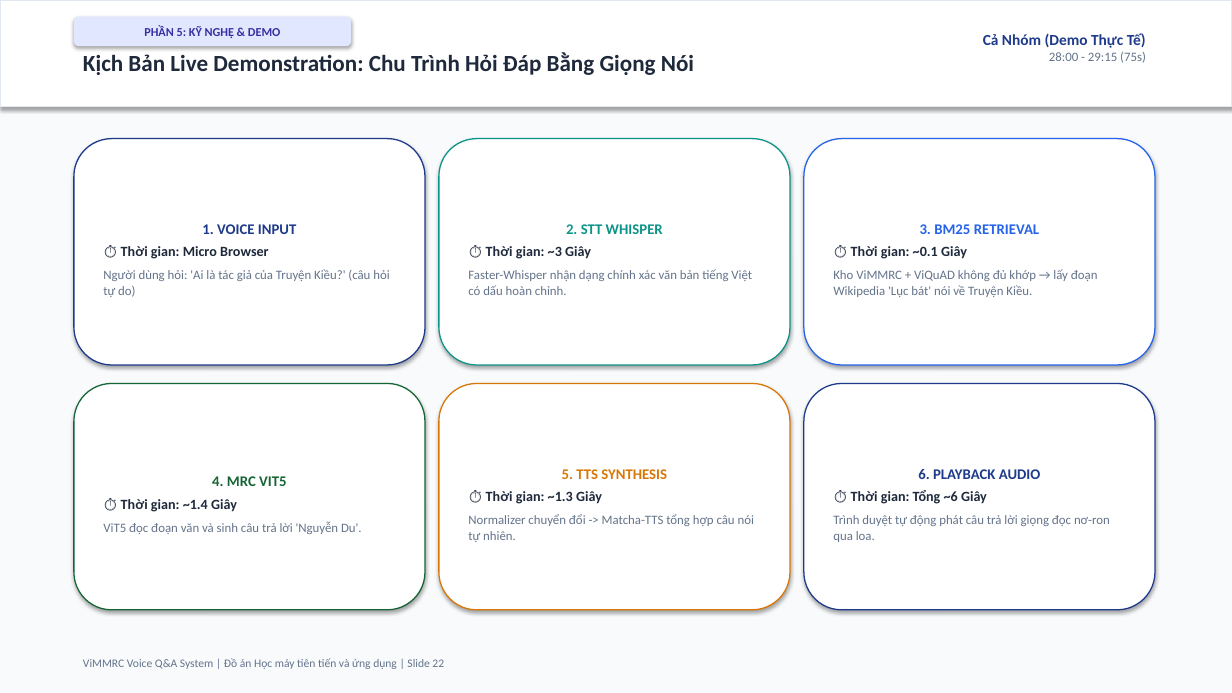
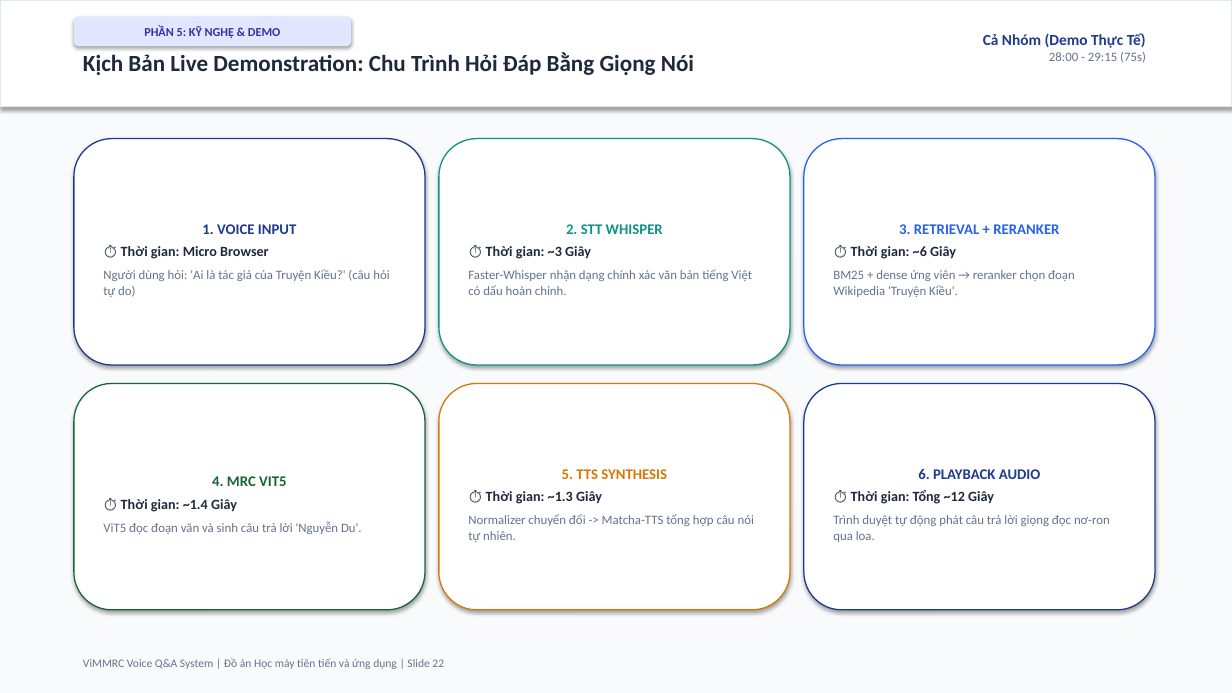
Before and after one commit to ngohuy04022000/vimmrc-qa-voice, a slide deck: slide 22 of docs/ViMMRC_Presentation_30min.pptx. Drawn at 1232x693 pixels with LibreOffice and Linux fonts; fonts in the diff are those of the drawing. Boxes give left, top, right and bottom in pixels: in the first picture for what was removed or moved away, otherwise in the second. Text is boxed around its words. In the diff, an @@ line names an element or a change of style, - is before the commit and + after.

```diff
--- a/docs/ViMMRC_Presentation_30min.pptx
+++ b/docs/ViMMRC_Presentation_30min.pptx
@@ text in rounded rectangle at (x1=833, y1=224, x2=1075, y2=297): text changed @@
-3. BM25 RETRIEVAL
-⏱ Thời gian: ~0.1 Giây
-Kho ViMMRC + ViQuAD không đủ khớp → lấy đoạn Wikipedia 'Lục bát' nói về Truyện Kiều.
+3. RETRIEVAL + RERANKER
+⏱ Thời gian: ~6 Giây
+BM25 + dense ứng viên → reranker chọn đoạn Wikipedia 'Truyện Kiều'.
@@ text in rounded rectangle at (x1=851, y1=490, x2=994, y2=504): text changed @@
-⏱ Thời gian: Tổng ~6 Giây
+⏱ Thời gian: Tổng ~12 Giây
```
Also in this commit, not shown: 6 other slides changed, 10 other files.
